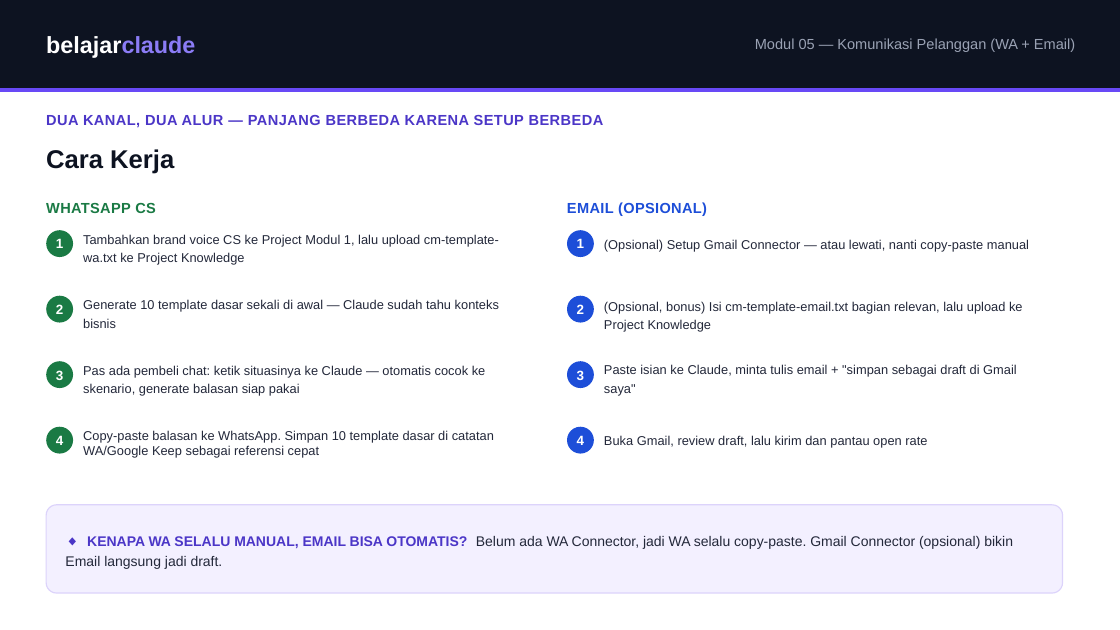
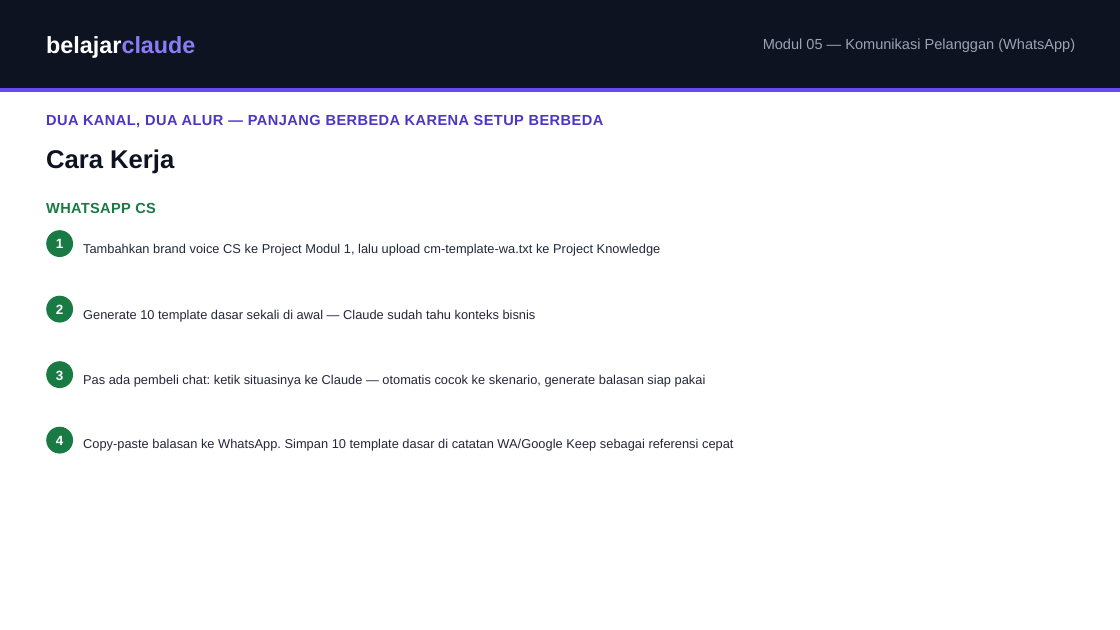
Before and after one commit to juliautomo/belajar-claude, a slide deck: slide 5 of Content-Marketing/M05-Komunikasi-Pelanggan/K3-M05-Komunikasi-Pelanggan.pptx. Drawn at 1120x630 pixels with LibreOffice and Linux fonts; fonts in the diff are those of the drawing. Boxes give left, top, right and bottom in pixels: in the first picture for what was removed or moved away, otherwise in the second. Text is boxed around its words. In the diff, an @@ line names an element or a change of style, - is before the commit and + after.

Commit message:
M05: remove Email entirely, WhatsApp-only module
- Module title/desc/tip-box/mistakes list all de-Email'd
- Replaced 6-card scenario grid with 10-card grid matching cm-template-wa.txt's real scenarios (adds complaint handling)
- Removed Cara Kerja: Email step-row and Contoh Prompt: Email block
- Deleted cm-template-email.txt - cm-template-wa.txt is now the sole supporting file
- Updated public preview (content-marketing.html) and admin.html module labels
- Reworked all 8 PPTX slides to match, re-rendered and visually verified each

Checkpoint 104

```diff
--- a/Content-Marketing/M05-Komunikasi-Pelanggan/K3-M05-Komunikasi-Pelanggan.pptx
+++ b/Content-Marketing/M05-Komunikasi-Pelanggan/K3-M05-Komunikasi-Pelanggan.pptx
@@ text at [763, 38, 1075, 52]: text changed @@
-Modul 05 — Komunikasi Pelanggan (WA + Email)
+Modul 05 — Komunikasi Pelanggan (WhatsApp)
@@ text removed at [567, 202, 707, 216] @@
-EMAIL (OPSIONAL)
@@ text "Tambahkan brand voice CS ke ..." rewrapped from [83, 234, 499, 265] to [83, 243, 661, 256] @@
@@ ellipse removed at [567, 230, 594, 257] @@
@@ text removed at [577, 238, 584, 248] @@
-1
@@ text removed at [604, 239, 1029, 252] @@
-(Opsional) Setup Gmail Connector — atau lewati, nanti copy-paste manual
@@ text "Generate 10 template dasar sekali ..." rewrapped from [83, 299, 499, 328] to [83, 309, 536, 321] @@
@@ ellipse removed at [567, 296, 594, 323] @@
@@ text removed at [577, 304, 584, 314] @@
-2
@@ text removed at [604, 301, 1023, 332] @@
-(Opsional, bonus) Isi cm-template-email.txt bagian relevan, lalu upload ke Project Knowledge
@@ text "Pas ada pembeli chat: ketik ..." rewrapped from [83, 365, 486, 396] to [83, 374, 706, 387] @@
@@ ellipse removed at [567, 361, 594, 388] @@
@@ text removed at [577, 370, 584, 380] @@
-3
@@ text removed at [604, 364, 1017, 396] @@
-Paste isian ke Claude, minta tulis email + "simpan sebagai draft di Gmail saya"
@@ text "Copy-paste balasan ke WhatsApp. Simpan ..." rewrapped from [83, 430, 494, 458] to [83, 438, 733, 451] @@
@@ ellipse removed at [567, 427, 594, 454] @@
@@ text removed at [577, 436, 584, 445] @@
-4
@@ text removed at [604, 435, 927, 448] @@
-Buka Gmail, review draft, lalu kirim dan pantau open rate
@@ rounded rectangle removed at [46, 505, 1063, 593] @@
@@ text removed at [65, 536, 1013, 569] @@
-◆ KENAPA WA SELALU MANUAL, EMAIL BISA OTOMATIS? Belum ada WA Connector, jadi WA selalu copy-paste. Gmail Connector (opsional) bikin Email langsung jadi draft.
```
Also in this commit, not shown: 6 other slides changed, 1 slide added, 1 slide removed, 5 other files.
